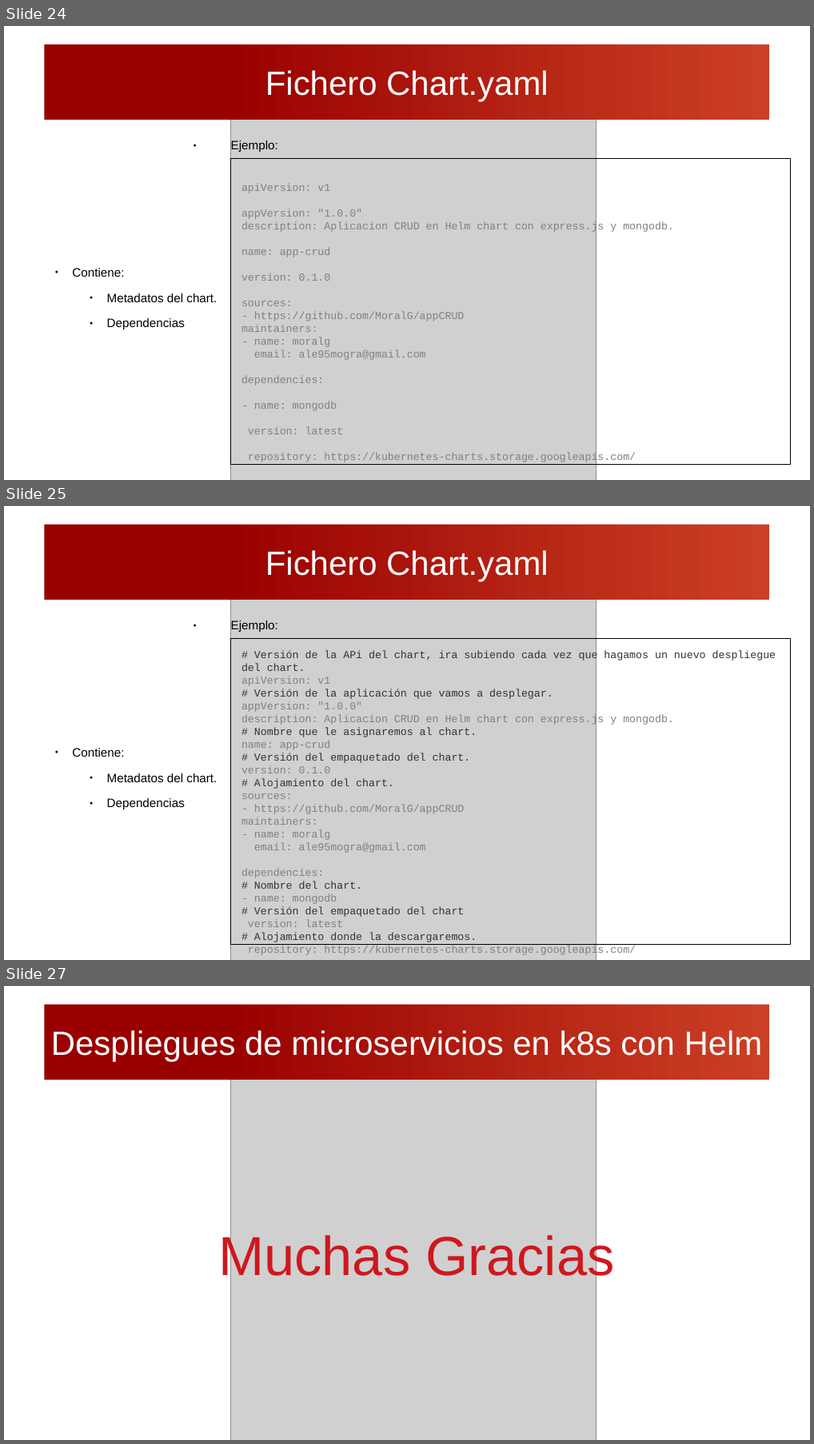
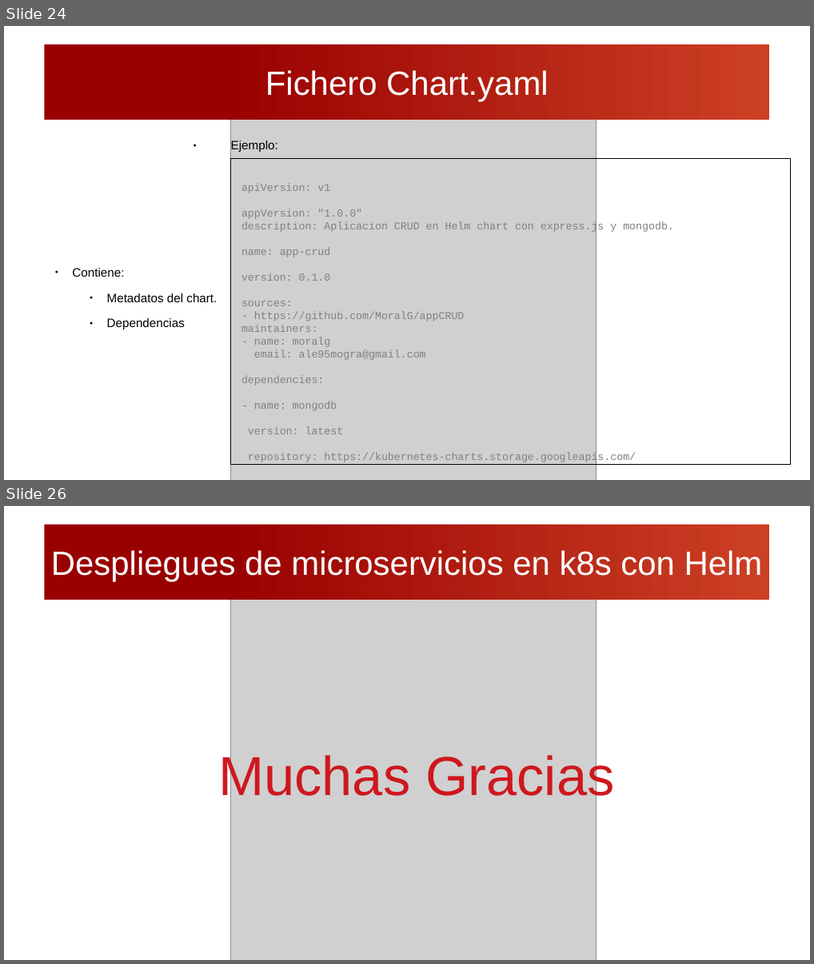
Before and after one commit to MoralG/Despliegues_de_microservicios_en_k8s_con_Helm, a slide deck: Presentación.odp. Shown one above the other, each under a label of ours: slides 24, 25 and 27 before the commit, slides 24 and 26 after it; the slides between them are not shown. The pictures are 814x1444 and 814x964 pixels, drawn with LibreOffice and Linux fonts; fonts in the diff are those of the drawing; grey boxes stand for pictures. Boxes give left, top, right and bottom in pixels: in the first picture for what was removed or moved away, otherwise in the second. Text is boxed around its words. In the diff, an @@ line names an element or a change of style, - is before the commit and + after.

```diff
--- a/Presentación.odp
+++ b/Presentación.odp
@@ slide 25 removed at <box>4,506,810,960</box>, background #FFFFFF @@
@@ title removed at <box>44,524,770,600</box> @@
-Fichero Chart.yaml
@@ picture removed at <box>231,579,597,960</box> @@
@@ rectangle removed at <box>231,639,791,944</box> @@
@@ text removed at <box>242,651,777,956</box> @@
-# Versión de la APi del chart, ira subiendo cada vez que hagamos un nuevo despliegue del chart.
-apiVersion: v1
-# Versión de la aplicación que vamos a desplegar.
-appVersion: "1.0.0"
-description: Aplicacion CRUD en Helm chart con express.js y mongodb.
-# Nombre que le asignaremos al chart.
-name: app-crud
-# Versión del empaquetado del chart.
-version: 0.1.0
-# Alojamiento del chart.
-sources:
-- https://github.com/MoralG/appCRUD
-maintainers:
-- name: moralg
-email: ale95mogra@gmail.com
-dependencies:
-# Nombre del chart.
-- name: mongodb
-# Versión del empaquetado del chart
-version: latest
-# Alojamiento donde la descargaremos.
-repository: https://kubernetes-charts.storage.googleapis.com/
@@ text removed at <box>72,748,217,809</box> @@
-                ● Ejemplo:
-● Contiene:
-    ● Metadatos del chart.
-    ● Dependencias
@@ what was slide 27 is now slide 26 @@
```
Also in this commit, not shown: 6 slides changed.
